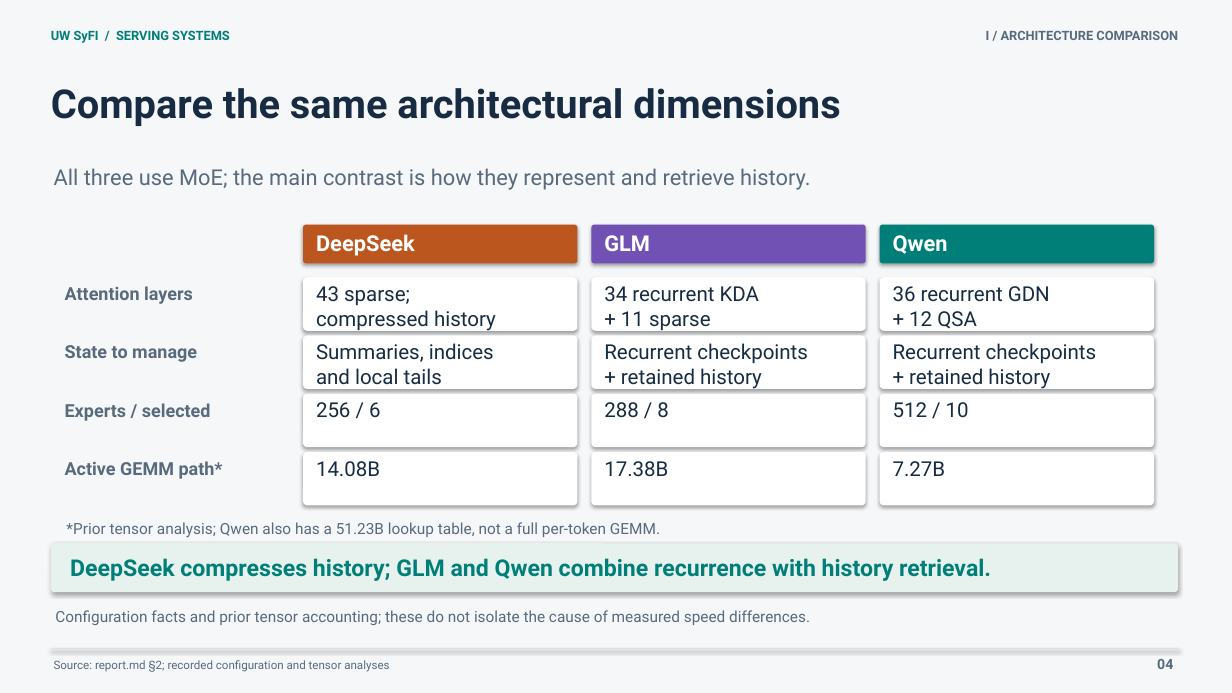
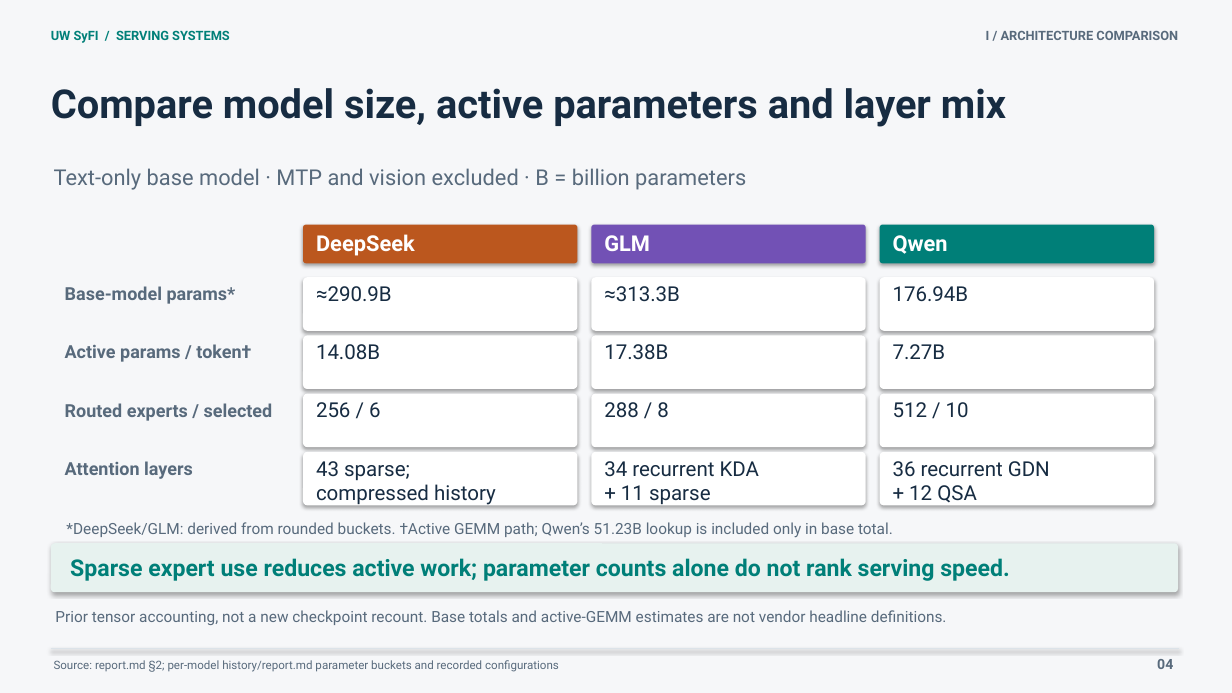
Before and after one commit to tant2tls/llms_frontier_serving, a slide deck: slide 4 of SyFI_ML_Serving_refined.pptx. Drawn at 1232x693 pixels with LibreOffice and Linux fonts; fonts in the diff are those of the drawing. Boxes give left, top, right and bottom in pixels: in the first picture for what was removed or moved away, otherwise in the second. Text is boxed around its words. In the diff, an @@ line names an element or a change of style, - is before the commit and + after.

```diff
--- a/SyFI_ML_Serving_refined.pptx
+++ b/SyFI_ML_Serving_refined.pptx
@@ text at (x1=51, y1=88, x2=1006, y2=127): text changed @@
-Compare the same architectural dimensions
+Compare model size, active parameters and layer mix
@@ text at (x1=54, y1=168, x2=746, y2=190): text changed @@
-All three use MoE; the main contrast is how they represent and retrieve history.
+Text-only base model · MTP and vision excluded · B = billion parameters
@@ text at (x1=65, y1=286, x2=236, y2=304): text changed @@
-Attention layers
+Base-model params*
@@ text at (x1=316, y1=286, x2=392, y2=302): text changed @@
-43 sparse;
-compressed history
+≈290.9B
@@ text at (x1=604, y1=286, x2=680, y2=302): text changed @@
-34 recurrent KDA
-+ 11 sparse
+≈313.3B
@@ text at (x1=893, y1=286, x2=969, y2=302): text changed @@
-36 recurrent GDN
-+ 12 QSA
+176.94B
@@ text at (x1=65, y1=344, x2=251, y2=362): text changed @@
-State to manage
+Active params / token†
@@ text at (x1=316, y1=344, x2=380, y2=360): text changed @@
-Summaries, indices
-and local tails
+14.08B
@@ text at (x1=604, y1=344, x2=668, y2=360): text changed @@
-Recurrent checkpoints
-+ retained history
+17.38B
@@ text at (x1=893, y1=344, x2=946, y2=359): text changed @@
-Recurrent checkpoints
-+ retained history
+7.27B
@@ text at (x1=65, y1=403, x2=273, y2=421): text changed @@
-Experts / selected
+Routed experts / selected
@@ text at (x1=65, y1=461, x2=193, y2=479): text changed @@
-Active GEMM path*
+Attention layers
@@ text at (x1=316, y1=461, x2=496, y2=506): text changed @@
-14.08B
+43 sparse;
+compressed history
@@ text at (x1=604, y1=461, x2=759, y2=506): text changed @@
-17.38B
+34 recurrent KDA
++ 11 sparse
@@ text at (x1=893, y1=461, x2=1050, y2=506): text changed @@
-7.27B
+36 recurrent GDN
++ 12 QSA
@@ text at (x1=66, y1=522, x2=893, y2=537): text changed @@
-*Prior tensor analysis; Qwen also has a 51.23B lookup table, not a full per-token GEMM.
+*DeepSeek/GLM: derived from rounded buckets. †Active GEMM path; Qwen’s 51.23B lookup is included only in base total.
@@ text at (x1=70, y1=558, x2=1010, y2=581): text changed @@
-DeepSeek compresses history; GLM and Qwen combine recurrence with history retrieval.
+Sparse expert use reduces active work; parameter counts alone do not rank serving speed.
@@ text at (x1=55, y1=610, x2=947, y2=625): text changed @@
-Configuration facts and prior tensor accounting; these do not isolate the cause of measured speed differences.
+Prior tensor accounting, not a new checkpoint recount. Base totals and active-GEMM estimates are not vendor headline definitions.
@@ text at (x1=54, y1=660, x2=559, y2=672): text changed @@
-Source: report.md §2; recorded configuration and tensor analyses
+Source: report.md §2; per-model history/report.md parameter buckets and recorded configurations
```
Also in this commit, not shown: 2 other slides changed, 2 slides added, 2 slides removed, 33 other files.
